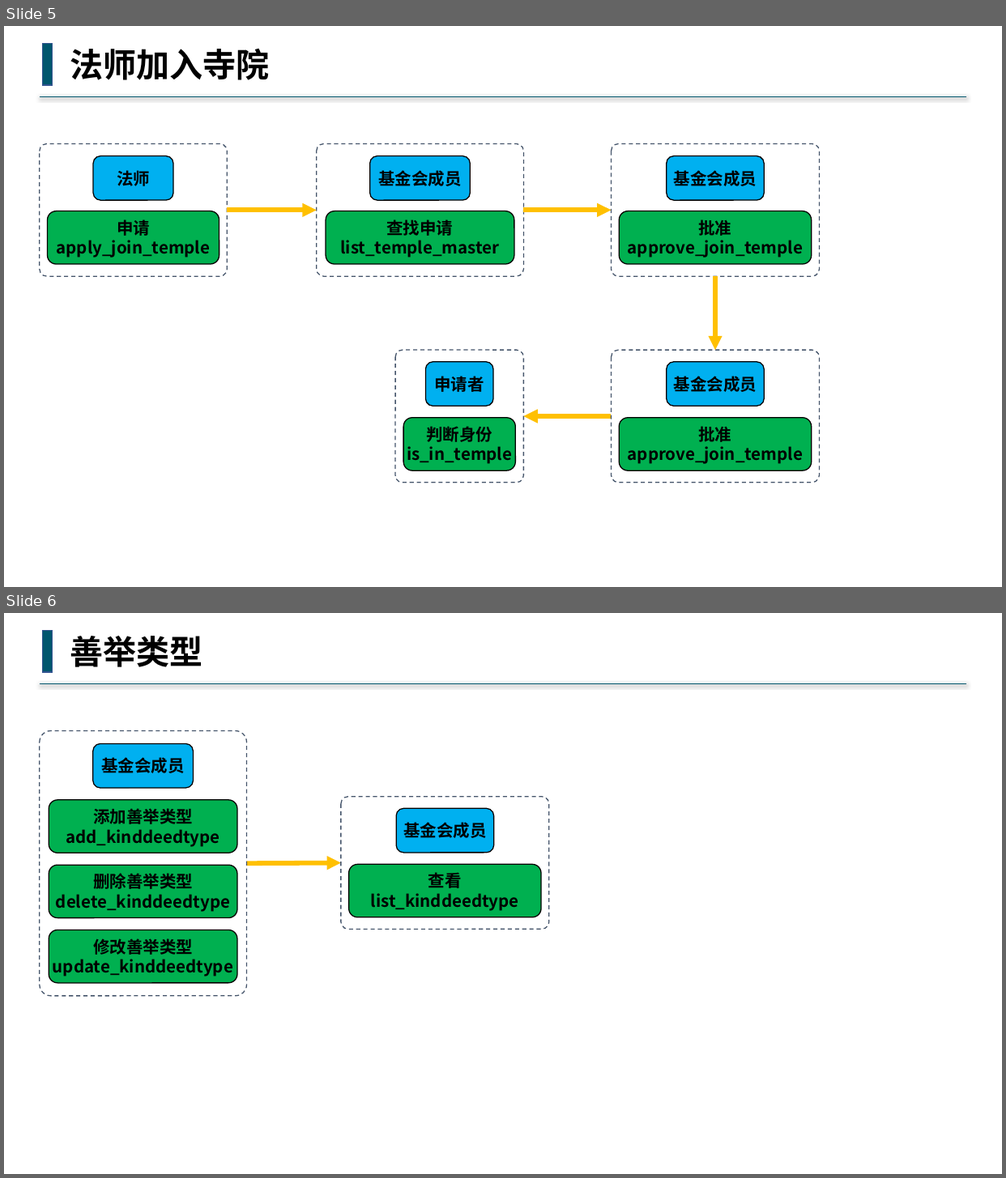
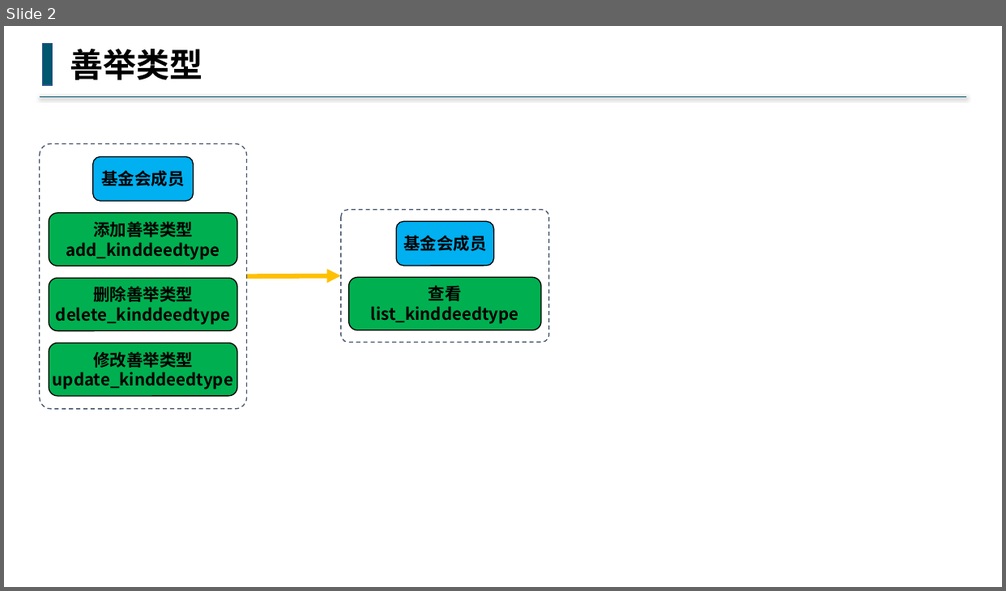
Before and after one commit to buddhachain/buddhaContract, a slide deck: doc/08.善举.pptx. Shown one above the other, each under a label of ours: slides 5 and 6 before the commit, slide 2 after it. The pictures are 1006x1178 and 1006x591 pixels, drawn with LibreOffice and Linux fonts; fonts in the diff are those of the drawing. Boxes give left, top, right and bottom in pixels: in the first picture for what was removed or moved away, otherwise in the second. Text is boxed around its words. In the diff, an @@ line names an element or a change of style, - is before the commit and + after.

Commit message:
整理基金会合约，角色合约，善举合约，祭奠堂等

```diff
--- a/doc/08.善举.pptx
+++ b/doc/08.善举.pptx
@@ slide 5 removed at (4,26,1002,587), background #FFFFFF @@
@@ rectangle removed at (43,43,53,85) @@
@@ text removed at (70,49,269,80) @@
-法师加入寺院
@@ line removed from (967, 97) to (39, 97) @@
@@ rounded rectangle removed at (39,143,227,276) @@
@@ rounded rectangle removed at (316,143,523,276) @@
@@ rounded rectangle removed at (612,143,819,276) @@
@@ rounded rectangle removed at (93,156,173,200) @@
-法师
@@ rounded rectangle removed at (370,156,471,200) @@
-基金会成员
@@ rounded rectangle removed at (667,156,764,200) @@
-基金会成员
@@ rounded rectangle removed at (48,211,219,264) @@
-申请
-apply_join_temple
@@ arrow removed from (227, 210) to (316, 210) @@
@@ rounded rectangle removed at (326,211,514,264) @@
-查找申请
-list_temple_master
@@ arrow removed from (523, 210) to (612, 210) @@
@@ rounded rectangle removed at (620,211,812,264) @@
-批准
-approve_join_temple
@@ arrow removed from (715, 277) to (715, 350) @@
@@ rounded rectangle removed at (395,350,523,483) @@
@@ rounded rectangle removed at (425,362,493,407) @@
-申请者
@@ rounded rectangle removed at (612,350,819,483) @@
@@ rounded rectangle removed at (667,362,764,407) @@
-基金会成员
@@ rounded rectangle removed at (404,418,516,472) @@
-判断身份
-is_in_temple
@@ arrow removed from (612, 416) to (523, 416) @@
@@ rounded rectangle removed at (620,418,812,472) @@
-批准
-approve_join_temple
@@ what was slide 6 is now slide 2 @@
```
Also in this commit, not shown: 1 slide changed, 3 other slides removed, 3 other files.
